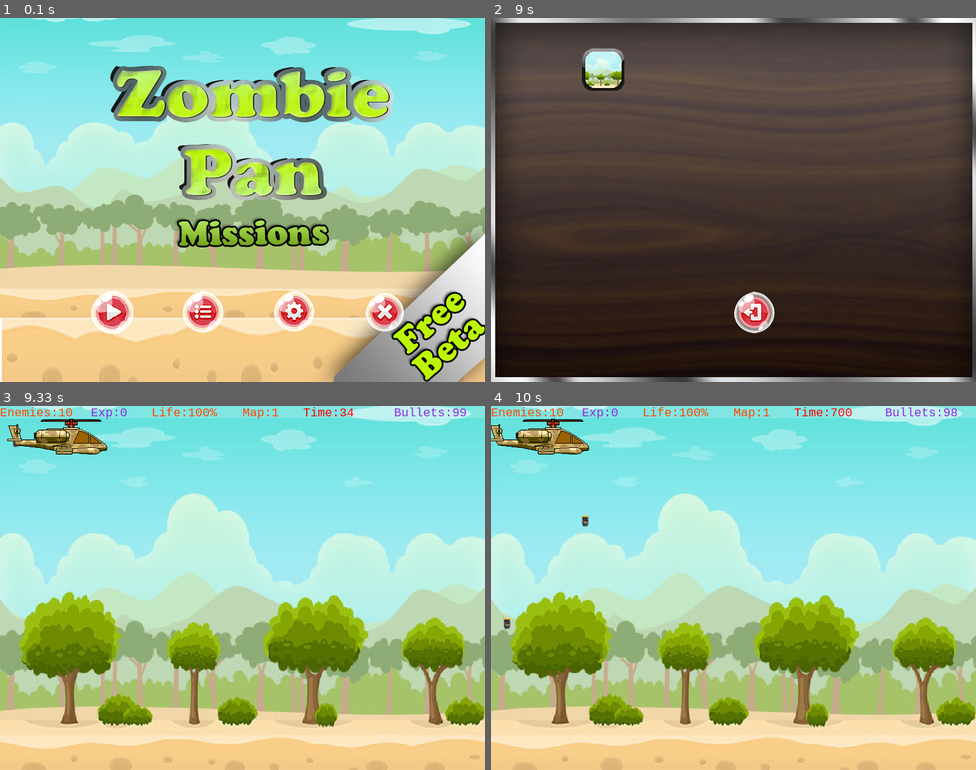
Above: before the commit, frames 1-4 (two rows, left to right).
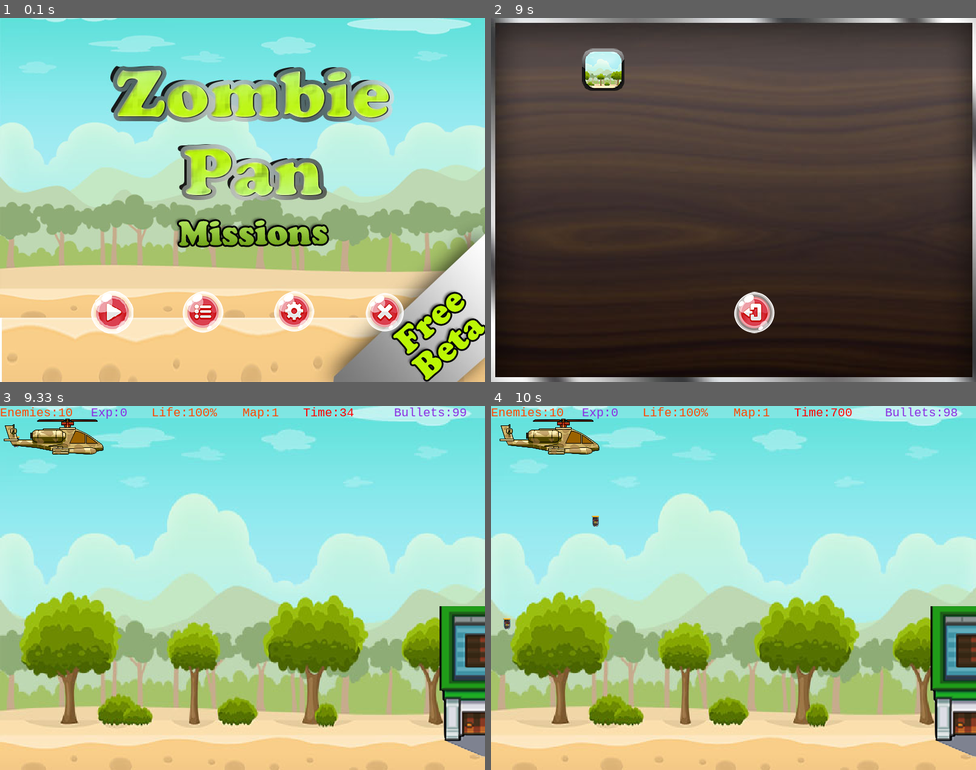
Above: after the commit, the same moments.

Repository: maharba1809/ZombiePan-pygame-src
Game: pygame game, started from main.py
The game is run twice, just before and just after one commit, with the same random seed, the same clock (stepped at 60 frames per second) and the same inputs.
Inputs (mouse positions are in pixels of both pictures, inside the frame that each line leads up to):
- Up to frame 1 (0.1 s): no input
- Up to frame 2 (9 s): press the mouse at (694, 312) at 0.37 s; move the mouse to (704, 207) at 0.47 s; release the mouse at (714, 101) at 0.6 s; press the mouse at (578, 316) at 1.2 s; move the mouse to (709, 236) at 1.3 s; release the mouse at (835, 152) at 1.43 s; press the mouse at (602, 312) at 2.6 s; move the mouse to (578, 214) at 2.7 s; release the mouse at (549, 119) at 2.83 s; press the mouse at (786, 192) at 3.37 s; move the mouse to (791, 152) at 3.47 s; release the mouse at (801, 112) at 3.6 s; hold Right 3.67-4.3 s; move the mouse to (830, 178) at 3.7 s; press the mouse at (602, 192) at 4.37 s; move the mouse to (583, 145) at 4.47 s; release the mouse at (563, 101) at 4.6 s; hold Left 4.67-5.13 s; move the mouse to (772, 291) at 4.7 s; press the mouse at (694, 192) at 5.2 s; move the mouse to (680, 156) at 5.3 s; release the mouse at (665, 123) at 5.43 s; hold Right 5.5-5.97 s; move the mouse to (607, 236) at 5.53 s; press the mouse at (694, 250) at 6.03 s; move the mouse to (714, 229) at 6.13 s; release the mouse at (728, 207) at 6.27 s; hold Right 6.33-6.8 s; move the mouse to (597, 192) at 6.37 s; press the mouse at (694, 68) at 6.87 s; move the mouse to (689, 189) at 6.97 s; release the mouse at (685, 309) at 7.1 s; click (602, 68) at 7.22 s; press the mouse at (602, 68) at 7.53 s; move the mouse to (675, 167) at 7.63 s; release the mouse at (752, 265) at 7.77 s; press the mouse at (602, 68) at 7.87 s; move the mouse to (738, 123) at 7.97 s; release the mouse at (869, 178) at 8.1 s; press the mouse at (602, 192) at 8.2 s; move the mouse to (685, 185) at 8.3 s; release the mouse at (762, 181) at 8.43 s; press the mouse at (694, 250) at 8.77 s; move the mouse to (670, 156) at 8.87 s; move the mouse to (641, 65) at 8.97 s
- Up to frame 3 (9.33 s): release the mouse at (150, 453) at 9 s; hold Space from 9.1 s (still down); hold Left from 9.1 s (still down); click (130, 497) at 9.23 s
- Up to frame 4 (10 s): release Space at 9.63 s; release Left at 9.63 s; hold Left from 9.67 s (still down); tap Space at 9.73 s

Frames 1-2 are identical in both runs. In frame 3, 4.3% of the frame differs, in the area x 0-100%, y 3-97%; in frame 4, 4.8%.

Commit message:
house, sounds, attack

Diff:
--- a/device.py
+++ b/device.py
@@ -17,23 +17,23 @@
         pygame.init()
         assetsDir = var.assetsDir
 
-        self.sound_col = pygame.mixer.Sound(file = assetsDir + 'comical_liquid_gel_splat.ogg')
+        self.sound_col = pygame.mixer.Sound(file=assetsDir + 'comical_liquid_gel_splat.ogg')
         self.sound_col.set_volume(0.5)
-        self.sound_err = pygame.mixer.Sound(file = assetsDir + '327736__distillerystudio__error-03.ogg')
+        self.sound_err = pygame.mixer.Sound(file=assetsDir + '327736__distillerystudio__error-03.ogg')
         self.sound_err.set_volume(0.5)
-        self.sound_hel = pygame.mixer.Sound(file = assetsDir + 'helicopter.ogg')
-        self.sound_hel.set_volume(0.2)
-        self.sound_loser = pygame.mixer.Sound(file = assetsDir + '113988__kastenfrosch__verloren.ogg')
+        self.sound_hel = pygame.mixer.Sound(file=assetsDir + 'helicopter.ogg')
         self.sound_hel.set_volume(0.5)
-        self.sound_winer = pygame.mixer.Sound(file = assetsDir + '270528littlerobotsoundfactoryjingle-win-00.ogg')
+        self.sound_loser = pygame.mixer.Sound(file=assetsDir + '113988__kastenfrosch__verloren.ogg')
+        self.sound_hel.set_volume(0.5)
+        self.sound_winer = pygame.mixer.Sound(file=assetsDir + '270528littlerobotsoundfactoryjingle-win-00.ogg')
         self.sound_winer.set_volume(0.5)
-        self.sound_bullet_file = assetsDir + 'single_water_drop.ogg'
+        self.sound_bullet_file = assetsDir + 'MP5 Firing-SoundBible.com-434501860.wav'
         self.sound_bullet = pygame.mixer.Sound(file=self.sound_bullet_file)
         self.sound_bullet.set_volume(0.5)
         self.music_enabled = True
         self.sound_enabled = True
         self.music_theme = var.assetsDir + 'Little Swans Game.ogg'
-
+        self.sound_attack = pygame.mixer.Sound(file=assetsDir + 'Zombie Gets Attacked-SoundBible.com-20348330.wav')
         print('sound created')
 
 
@@ -65,7 +65,6 @@
         self.damage = 0
         self.level = 0
         self.life = 100
-        self.damage_rate = 0.008
         self.damage = 0
         print('instance of Ranking')
         self.map_name = ''
@@ -76,11 +75,11 @@
         self.default_bullets_avaiable = 100
         self.bullet_available = self.default_bullets_avaiable
 
-    def add_damage(self):
+    def add_damage(self, damage_rate):
 
-        self.damage += self.damage_rate
-        self.life -= self.damage_rate*100
-        print('Damage', round(self.damage*100, 1), int(self.life))
+        self.damage += damage_rate
+        self.life -= damage_rate
+        print('Damage', round(self.damage, 0), int(self.life))
 
     def add_kill(self):
         self.killed += 1
@@ -102,7 +101,6 @@
                 return True
             return False
 
-
         return False
 
 stats = Ranking()
--- a/main.py
+++ b/main.py
@@ -4,13 +4,6 @@
 print('Loading main')
 gameExit = False
 menuScreen = menu.AddScreen()
-
-# while not gameExit:
-#     for event in pygame.event.get():
-#         if event.type == pygame.QUIT:
-#             pygame.quit()
-#             quit()
 menuScreen.run()
-
 pygame.display.quit()
 pygame.quit()
--- a/play.py
+++ b/play.py
@@ -51,6 +51,9 @@
         device.stats.new_level()
         total_time = 0
 
+        home = sp.Home()
+        home.load_images()
+
         while not self.stopEngine:
             time_start = pygame.time.get_ticks()
             for event in pygame.event.get():
@@ -61,10 +64,10 @@
 
                 if event.type == pygame.KEYDOWN:
                     if event.key == pygame.K_LEFT:
-                        hel.u = -5
+                        hel.u = -8
 
                     if event.key == pygame.K_RIGHT:
-                        hel.u = 5
+                        hel.u = 8
 
                     if event.key == pygame.K_SPACE:
                         weapon.get_loc(hel)
@@ -94,24 +97,34 @@
             # self.draw_sprite2(hel)
             hel.animate()  # callls animation defs
 
+            home.animate() #call home animation
             # if hel.rect.x>0.5*df.display_width:
             horde.enemy_control(total_time)
-
-
+            # print( home.rect.collidelist(horde.enemies))
+            # print('rengine')
             for enemy in horde.enemies:
                 enemy.animate()
-                if enemy.destroy() and enemy.alive:
-                    device.stats.add_damage()
-                    if device.stats.life <= 0:
-                        break
+                if enemy.rect.colliderect(home.rect):
+                    if enemy.attack(): #delays attack one fps
+                        print('under attacking!')
+                        if device.audio.sound_enabled:
+                            device.audio.sound_attack.play()
+                        device.stats.add_damage(enemy.damage_rate)
+                        if device.stats.life <= 0:
+                            break
 
                 # Collision detection
                 if len(weapon.magazine)>0:
                     for bullet in weapon.magazine:
-                        # print(bullet)
                         if enemy.rect.colliderect(bullet.rect):
+
+                            if device.audio.sound_enabled:
+                                device.audio.sound_col.play()
+
                             if enemy.alive:
-                                if device.audio.sound_enabled: device.audio.sound_col.play()
+                                if device.audio.sound_enabled:
+                                    device.audio.sound_col.play()
+
                                 device.stats.add_kill()
                                 enemy.alive = False  # changes statsus
                                 weapon.magazine.remove(bullet)
@@ -124,7 +137,7 @@
                 self.stopEngine = True
                 self.draw_selected((0, df.display_height * 0.5 + 50), (df.display_width, 30), 100, df.white)
                 if device.stats.damage !=0:
-                    display_text = 'Damage:' + str(int(device.stats.damage*100))+ '% :('
+                    display_text = 'Damage:' + str(int(device.stats.damage))+ '% :('
 
                 else:
                     display_text = 'Perfect!:)'
@@ -161,7 +174,6 @@
 
             total_time += dt
 
-
             self.draw_selected((0, 0), (df.display_width, 20), 50, df.white)
             self.message_display('Enemies:' + str(device.stats.total - device.stats.killed), "monospace", 20, (0, 0), df.orange)
             self.message_display('Exp:' + str(int(device.stats.experience)), "monospace", 20, (150, 0), df.violet)
--- a/sprites.py
+++ b/sprites.py
@@ -98,14 +98,16 @@
             if self.u > 0:
                 self.rect.x -= self.u
                 self.u = -self.u
-                if device.audio.sound_enabled: device.audio.sound_hel.play()
+                if device.audio.sound_enabled:
+                    device.audio.sound_hel.play()
 
 
         if self.rect.x < 0:
             if self.u < 0:
                 self.rect.x -= self.u
                 self.u = -self.u
-                if device.audio.sound_enabled: device.audio.sound_hel.play()
+                if device.audio.sound_enabled:
+                    device.audio.sound_hel.play()
 
 class AddBullet(Sprite2):
     def __init__(self,x,y):
@@ -136,7 +138,8 @@
                 self.magazine.append(new_bullet)
                 # self.shoot_count += 1
                 self.bullet_available -=1
-
+                if device.audio.sound_enabled:
+                    device.audio.sound_bullet.play()
             else:
                 print('Weapon overload')
         else:
@@ -214,8 +217,8 @@
                     self.index += 1
                 else:
                     self.index = 0
-                if self.rect.w !=  self.fileSizeRun[0]:self.rect.w = self.fileSizeRun[0]
-                if self.rect.h !=  self.fileSizeRun[1]:self.rect.h = self.fileSizeRun[1]
+                if self.rect.w != self.fileSizeRun[0]:self.rect.w = self.fileSizeRun[0]
+                if self.rect.h != self.fileSizeRun[1]:self.rect.h = self.fileSizeRun[1]
 
         else:
             if self.u!=0:
@@ -252,6 +255,50 @@
 
     def draw(self):
         var.gameDisplay.blit(self.image, (self.rect.x, self.rect.y))
+
+class Home (Asprite):
+    def __init__(self):
+        Asprite.__init__(self)
+        self.files_run = []
+        self.files_run.append(var.assetsDir + 'casa1.png')
+        self.fileSizeRun = (300, 250)
+        self.files_dead = []
+        self.files_dead.append(var.assetsDir + 'casa1.png')
+        self.files_dead.append(var.assetsDir + 'casa2.png')
+        self.files_dead.append(var.assetsDir + 'casa3.png')
+        self.files_dead.append(var.assetsDir + 'casa4.png')
+        self.files_dead.append(var.assetsDir + 'casa5.png')
+        self.files_dead.append(var.assetsDir + 'casa6.png')
+        self.files_dead.append(var.assetsDir + 'casa7.png')
+        self.files_dead.append(var.assetsDir + 'casa8.png')
+        self.files_dead.append(var.assetsDir + 'casa9.png')
+        self.files_dead.append(var.assetsDir + 'casa10.png')
+        self.files_dead.append(var.assetsDir + 'casa11.png')
+        self.files_dead.append(var.assetsDir + 'casa12.png')
+        self.fileSizeDead = (300, 250)
+        self.rect.w = self.fileSizeRun[0]
+        self.rect.h = self.fileSizeRun[1]
+        self.rect.x = df.display_width - self.rect.w*0.25
+        self.rect.y = df.display_height - self.rect.h - 20
+        self.u = 0
+        self.y = 0
+
+    def animate(self):
+        if device.stats.life >90: self.index =0
+        elif device.stats.life >80: self.index =1
+        elif device.stats.life >70: self.index =2
+        elif device.stats.life >60: self.index =3
+        elif device.stats.life >50: self.index =4
+        elif device.stats.life >40: self.index =5
+        elif device.stats.life >30: self.index =6
+        elif device.stats.life >20: self.index =7
+        elif device.stats.life >15: self.index =8
+        elif device.stats.life >10: self.index =9
+        elif device.stats.life >5: self.index =10
+        else: self.index = 11
+        self.image = self.imagesDead[self.index]
+        self.draw()
+
 
 class Enemy(Asprite):
     def __init__(self):
@@ -277,20 +324,27 @@
         self.rect.w = self.fileSizeRun[0]
         self.rect.h = self.fileSizeRun[1]
 
-
-
-
-    def move(self):
-        # print(self.u)
-        self.rect.x += self.u
-        self.rect.y += self.v
-
-    def destroy(self):
-        if self.rect.x + self.rect.w >= df.display_width:
-            self.rect.x = self.rect.x - self.u*4
-
-            return True
-        return False
+        self.hit = False
+        self.attack_delay = 50 #fps
+        self.attack_count = 0
+        self.damage_rate = 2
+
+    def attack(self):
+        if self.alive:
+            self.u *= 0.5
+            self.attack_count += 1
+            if self.attack_count > self.attack_delay:
+                self.hit = True         #trigger hit
+                self.attack_count = 0   #return new attack
+
+                if self.rect.x + self.rect.w >= df.display_width:
+                    self. u = 0
+            else:
+                self.hit = False
+        else:
+            self.hit = False
+
+        return self.hit
 
 class ChildEnemy(Enemy):
     def __init__(self):
@@ -319,7 +373,7 @@
         self.files_dead.append(var.assetsDir + 'zd9.png')
         self.files_dead.append(var.assetsDir + 'zd10.png')
         self.fileSizeDead = (70, 77)
-
+        self.damage_rate = 1
 
 class Horde():
 
@@ -332,7 +386,6 @@
         self.umax = 2
 
     def new_enemy(self):
-
         if self.count < self.limit:
             if int(random.random()*100) % 2:
                 enemy = Enemy()
@@ -347,11 +400,8 @@
             enemy.rect.y =  df.display_height - self.map_gap - enemy.rect.h - 20*random.random()
             # enemy.rect.y =  df.display_height - self.map_gap - 77*random.random()
 
-            if len(self.enemies)>0:
-                for e in self.enemies:
-                    if e.u>self.umax: self.umax = e.u
-                # print(self.umax)
-            enemy.u = self.umax + random.random()
+            enemy.u = 3*(1+random.random())
+            print(enemy.u)
 
             self.enemies.append(enemy)
 
@@ -361,6 +411,7 @@
             if t0 >= self.time_to_born[0]:
                 self.new_enemy()
                 del self.time_to_born[0]
+
 
 
     def update(self):
@@ -446,6 +497,93 @@
 
         self.draw_sprite2()
         if self.animating  or not self.clicked:
+            return False
+
+
+    def update(self):
+        for i in range(1,self.limit+1):
+            self.time_to_born.append(i*1000)
+        # print('ttb:',self.time_to_born)
+
+
+class Button(Sprite2):
+    def __init__(self,filename,x,y):
+        w = 70
+        h = 70
+        Sprite2.__init__(self, filename, x, y, w, h, 0, 0)
+        self.hover_text = 'Back /Zurück/Atras'
+        self.click_text = 'Loading/ Laden/ Caragando'
+        self.font =  "monospace"
+        self.font_size = 30
+        self.txt_w = df.display_width
+        self.txt_h = 30
+        self.txt_x = 100
+        self.txt_y = df.display_height - self.txt_h*2
+        self.txt_color= df.gray
+        self.hover_color = df.white
+        self.click_color = df.red
+        self.shadow_w = df.display_width
+        self.shadow_h = df.display_width
+        self.shadow_x = 0
+        self.shadow_y = self.txt_y
+        self.shadow_color = df.white
+        self.index = 0
+        self.highlighted = False
+        self.clicked = False
+        self.max_frame = 10
+        self.animating = False
+        self.txt_x_d = self.txt_x
+        self.txt_y_d = self.txt_y
+        self.shadow_x_d = self.shadow_x
+        self.shadow_y_d = self.shadow_y
+
+    def draw_sprite2(self):
+        var.gameDisplay.blit(self.image, (self.rect.x, self.rect.y))
+
+    def highlight(self,color):
+        s = pygame.Surface((self.rect.w, self.rect.h))
+        s.set_alpha(50)
+        s.fill(color)
+        pygame.draw.rect(var.gameDisplay, color, [self.rect.x, self.rect.y, self.rect.w, 1])
+        pygame.draw.rect(var.gameDisplay, color, [self.rect.x, self.rect.y, 1, self.rect.h])
+        pygame.draw.rect(var.gameDisplay, color, [self.rect.x, self.rect.y + self.rect.h, self.rect.w, 1])
+        pygame.draw.rect(var.gameDisplay, color, [self.rect.x+self.rect.w, self.rect.y, 1, self.rect.h])
+        var.gameDisplay.blit(s, (self.rect.x, self.rect.y))
+
+
+    def new_shadow(self,color):
+        s = pygame.Surface((self.txt_w, self.txt_h))
+        s.set_alpha(50)
+        s.fill(color)
+        var.gameDisplay.blit(s, (self.shadow_x, self.shadow_y))
+
+    def new_msg(self,text,color1, color2):
+        self.new_shadow(color1)
+        myfont = pygame.font.SysFont(self.font, self.font_size)
+        label = myfont.render(text, 1, color2)
+        var.gameDisplay.blit(label, (self.txt_x, self.txt_y))
+
+    def onClick(self,mouse):
+
+        if self.rect.collidepoint(mouse.get_pos()) == 1:
+            self.highlight(self.hover_color)
+            self.new_msg(self.hover_text, self.hover_color, self.txt_color)
+            # self.highlighted = True
+
+            if mouse.get_pressed()[0]:
+                self.animating = True
+                self.clicked = True
+                print('button clicked', self.file)
+                self.index = 0
+                time.sleep(0.5)
+        else:
+            self.highlight_color = self.hover_color
+
+        if self.animating:self.animate()
+
+        self.draw_sprite2()
+        if self.animating  or not self.clicked:
+
 
             return False #continue running
         else:
Binary file removed: Zombie Pan_002.png
Binary file added: assets/casa1.png
Binary file added: assets/casa10.png
Binary file added: assets/casa11.png
Binary file added: assets/casa12.png
Binary file added: assets/casa2.png
Binary file added: assets/casa3.png
Binary file added: assets/casa4.png
Binary file added: assets/casa5.png
Binary file added: assets/casa6.png
Binary file added: assets/casa7.png
Binary file added: assets/casa8.png
(and 5 more such lines)
